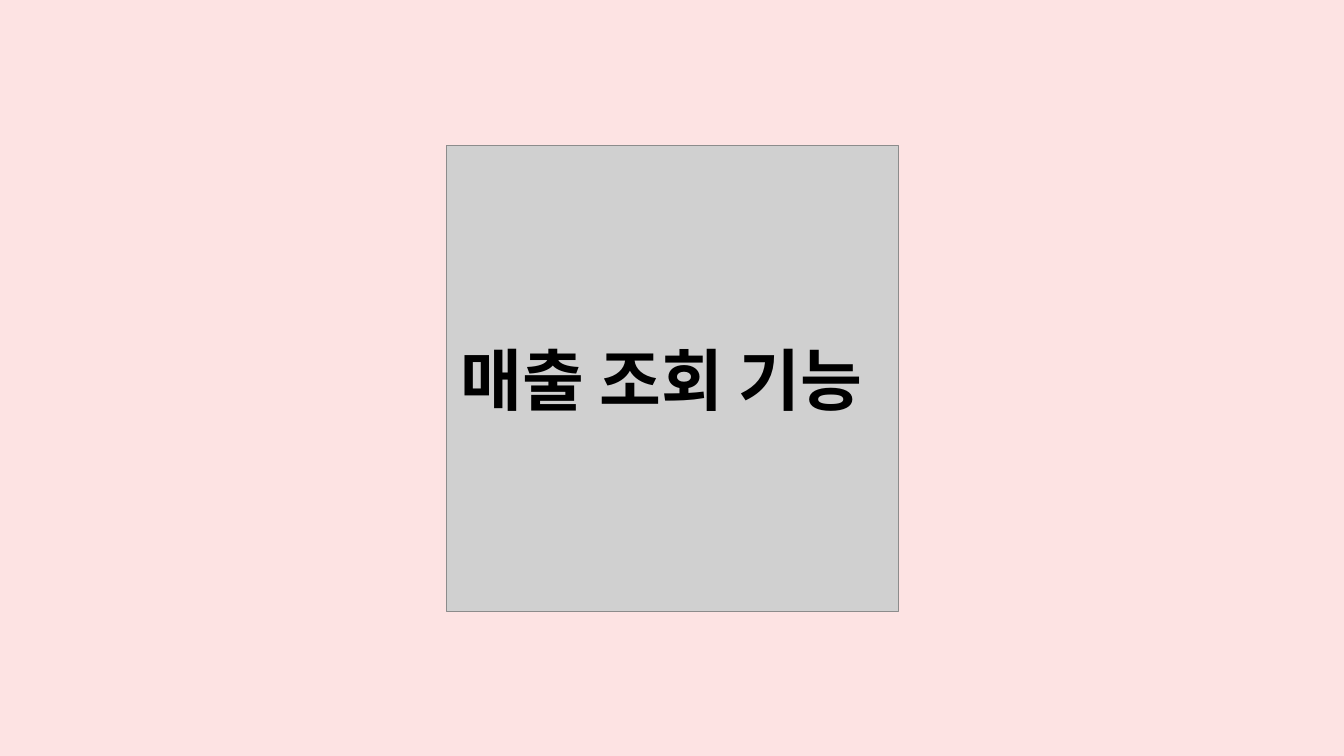
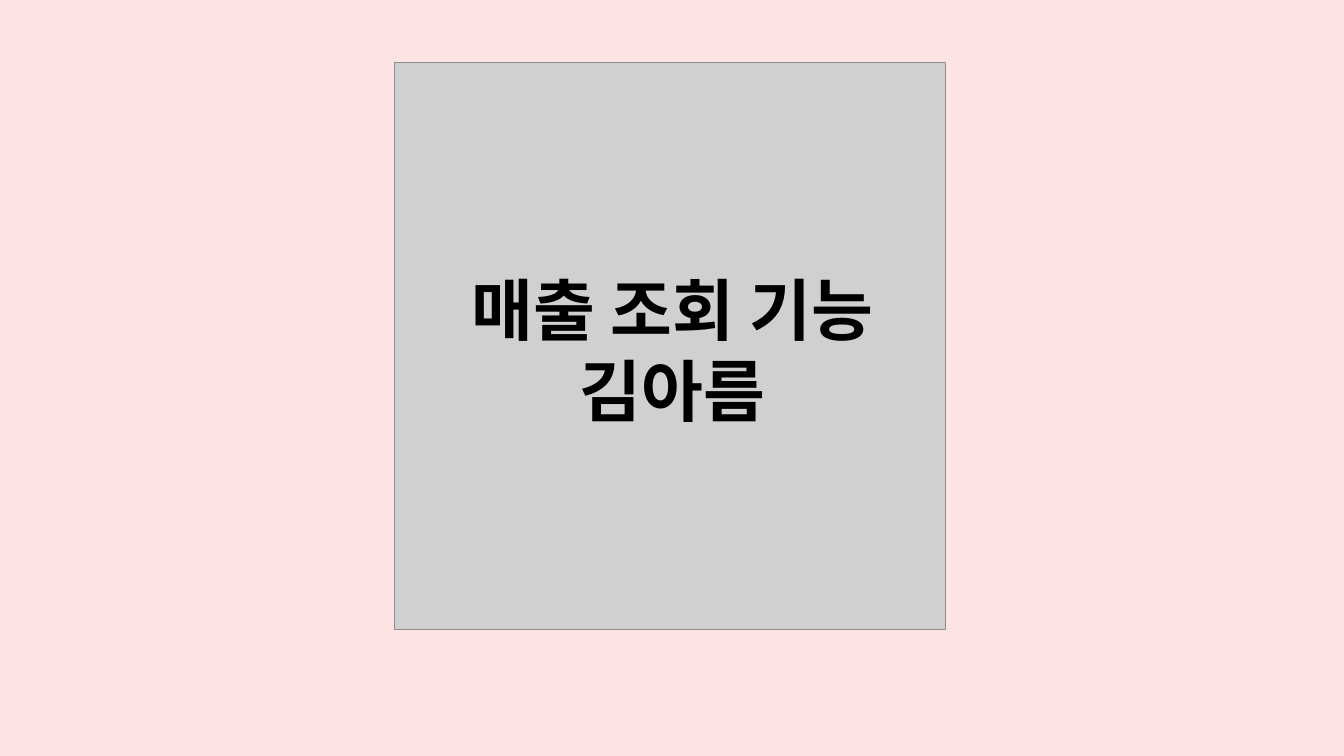
Before and after one commit to doyongsung/MiniProject_VendingMachine, a slide deck: slide 15 of 자바판기 PPT.pptx. Drawn at 1344x756 pixels with LibreOffice and Linux fonts; fonts in the diff are those of the drawing; grey boxes stand for pictures. Boxes give left, top, right and bottom in pixels: in the first picture for what was removed or moved away, otherwise in the second. Text is boxed around its words. In the diff, an @@ line names an element or a change of style, - is before the commit and + after.

```diff
--- a/자바판기 PPT.pptx
+++ b/자바판기 PPT.pptx
@@ picture: place and size @@
-picture at (447,145,899,612)
+picture at (395,63,946,629)
@@ text "매출 조회 기능": place and size @@
-text "매출 조회 기능" at (461,348,863,411)
+text "매출 조회 기능" at (472,278,873,422)
@@ text at (472,278,873,341): alignment left to centre @@
@@ text at (580,359,765,422): paragraph added @@
+김아름
```
Also in this commit, not shown: 2 other files.
